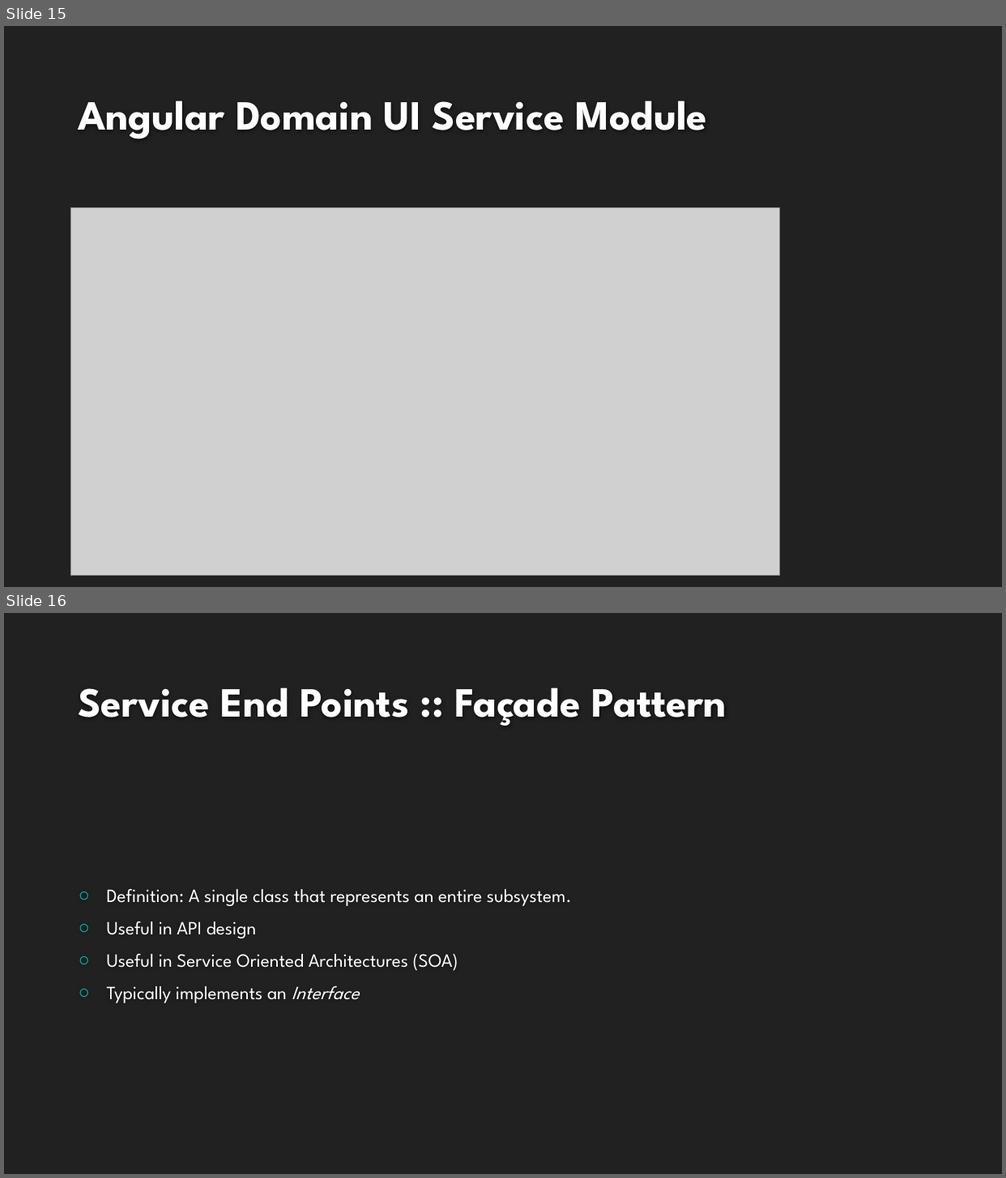
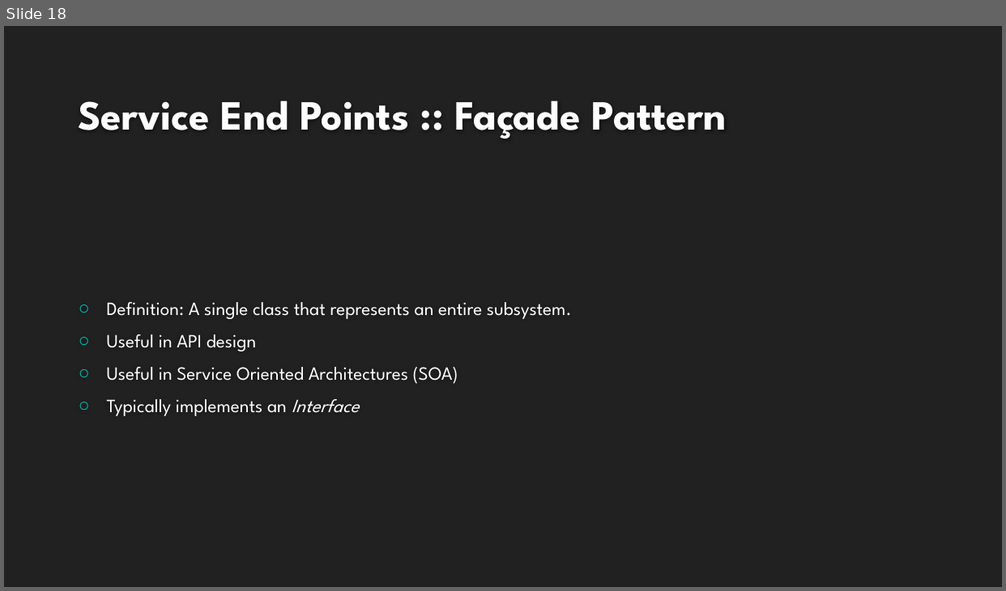
Before and after one commit to buildmotion/better-business-logic-with-typescript, a slide deck: Presentation/Better Business Logic with Typescript.pptx. Shown one above the other, each under a label of ours: slides 15 and 16 before the commit, slide 18 after it. The pictures are 1006x1178 and 1006x591 pixels, drawn with LibreOffice and Linux fonts; fonts in the diff are those of the drawing; grey boxes stand for pictures; background and template pictures are left out. Boxes give left, top, right and bottom in pixels: in the first picture for what was removed or moved away, otherwise in the second. Text is boxed around its words. In the diff, an @@ line names an element or a change of style, - is before the commit and + after.

```diff
--- a/Presentation/Better Business Logic with Typescript.pptx
+++ b/Presentation/Better Business Logic with Typescript.pptx
@@ slide 15 removed at bbox=[4, 26, 1002, 587], background #212121 @@
@@ title removed at bbox=[78, 101, 707, 139] @@
-Angular Domain UI Service Module
@@ picture removed at bbox=[71, 208, 780, 575] @@
@@ what was slide 16 is now slide 18 @@
```
Also in this commit, not shown: 2 slides changed, 6 slides added, 2 other slides removed, 3 other files.
